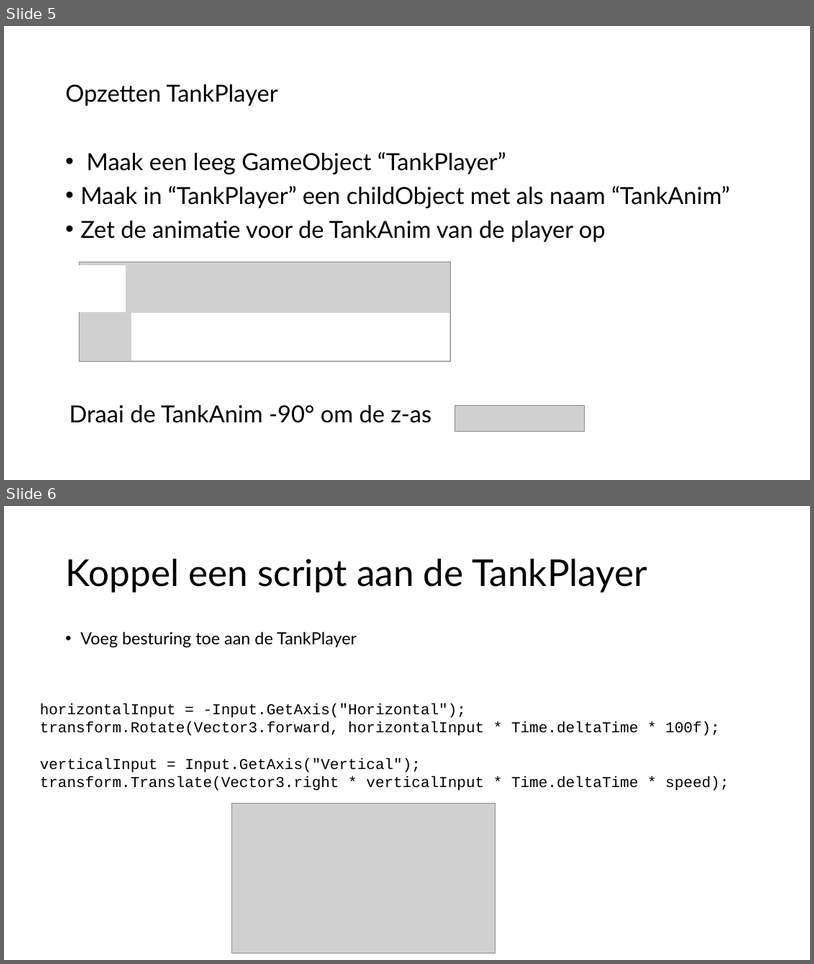
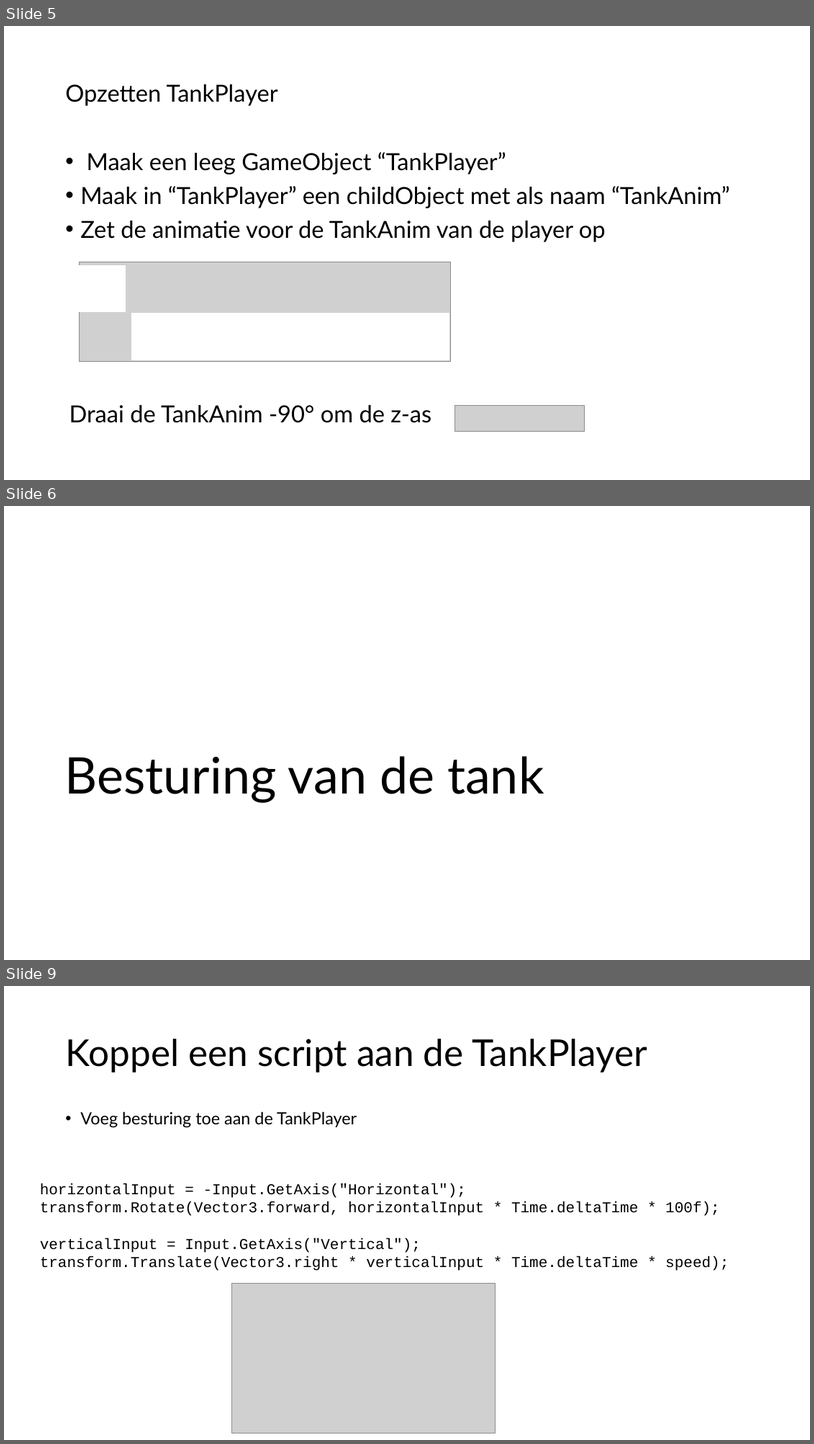
Before and after one commit to djsjollema/lessen-gamedevelopment, a slide deck: M4/GDV_2D_Gym/les4/m4-gym2d-les4.pptx. Shown one above the other, each under a label of ours: slides 5 and 6 before the commit, slides 5, 6 and 9 after it; the slides between them are not shown. The pictures are 814x964 and 814x1444 pixels, drawn with LibreOffice and Linux fonts; fonts in the diff are those of the drawing; grey boxes stand for pictures. Boxes give left, top, right and bottom in pixels: in the first picture for what was removed or moved away, otherwise in the second. Text is boxed around its words. In the diff, an @@ line names an element or a change of style, - is before the commit and + after.

```diff
--- a/M4/GDV_2D_Gym/les4/m4-gym2d-les4.pptx
+++ b/M4/GDV_2D_Gym/les4/m4-gym2d-les4.pptx
@@ slide 6 added at (4, 506, 810, 960), background #FFFFFF @@
@@ title added at (65, 756, 544, 803), 60 pt, text #000000 @@
+Besturing van de tank
@@ what was slide 6 is now slide 9 @@
```
Also in this commit, not shown: 2 other slides added, 1 other file.
